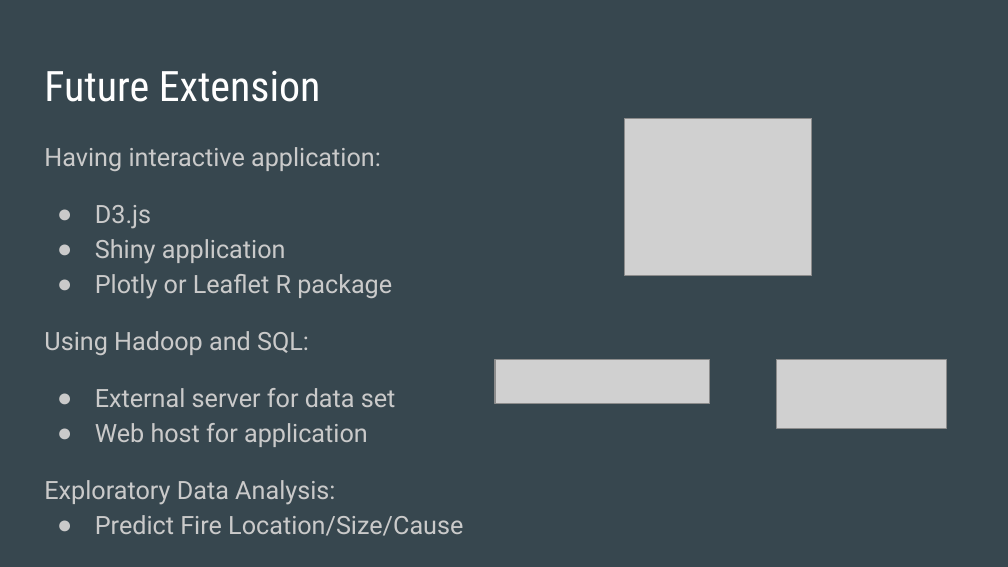
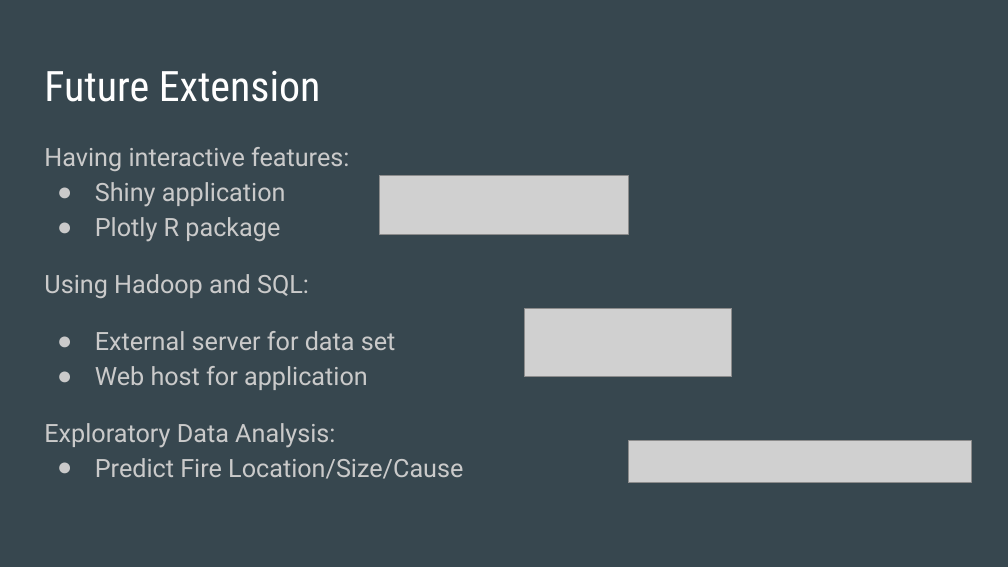
Before and after one commit to Firewatch-DTSC5301/wildfire, a slide deck: slide 12 of Firewatch_Presentation.pptx (slide 10 before the commit). Drawn at 1008x567 pixels with LibreOffice and Linux fonts; fonts in the diff are those of the drawing; grey boxes stand for pictures. Boxes give left, top, right and bottom in pixels: in the first picture for what was removed or moved away, otherwise in the second. Text is boxed around its words. In the diff, an @@ line names an element or a change of style, - is before the commit and + after.

```diff
--- a/Firewatch_Presentation.pptx
+++ b/Firewatch_Presentation.pptx
@@ picture removed at (625, 118, 811, 275) @@
@@ text at (44, 147, 349, 171): text changed @@
-Having interactive application:
-● D3.js
+Having interactive features:
@@ picture: place and size @@
-picture at (495, 360, 710, 404)
+picture at (380, 176, 628, 235)
@@ text at (95, 217, 280, 242): text changed @@
-● Plotly or Leaflet R package
+● Plotly R package
@@ picture added at (524, 308, 732, 377) @@
@@ picture removed at (776, 360, 947, 428) @@
@@ picture added at (628, 440, 971, 483) @@
```
Also in this commit, not shown: 6 other slides changed, 4 slides added, 2 slides removed.
